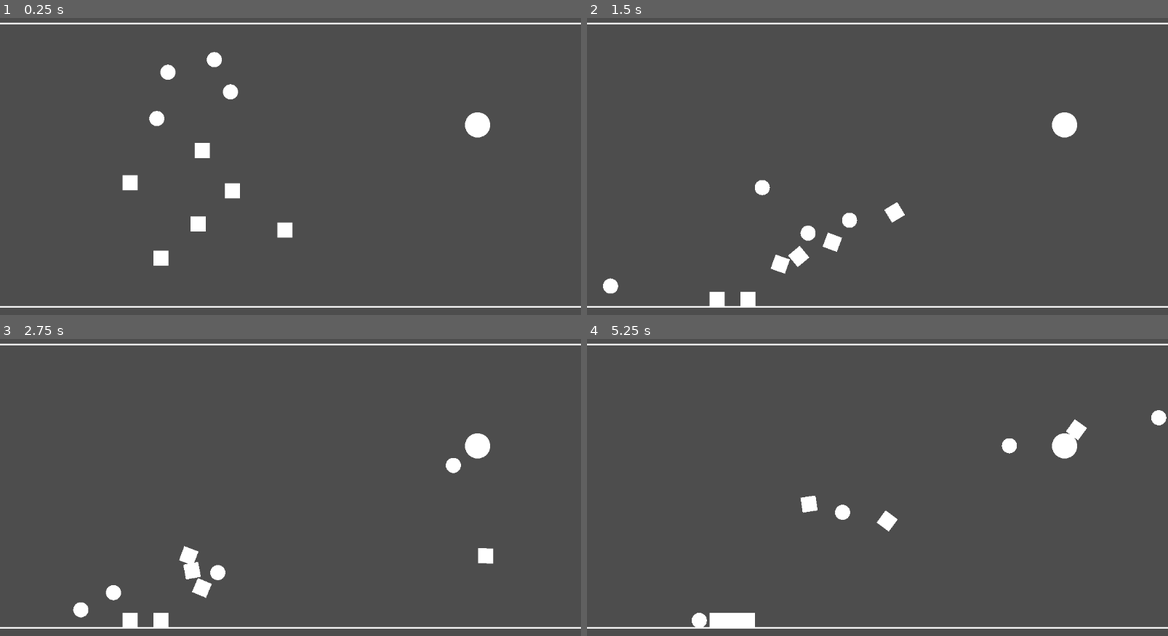
Above: before the commit, frames 1-4 (two rows, left to right).
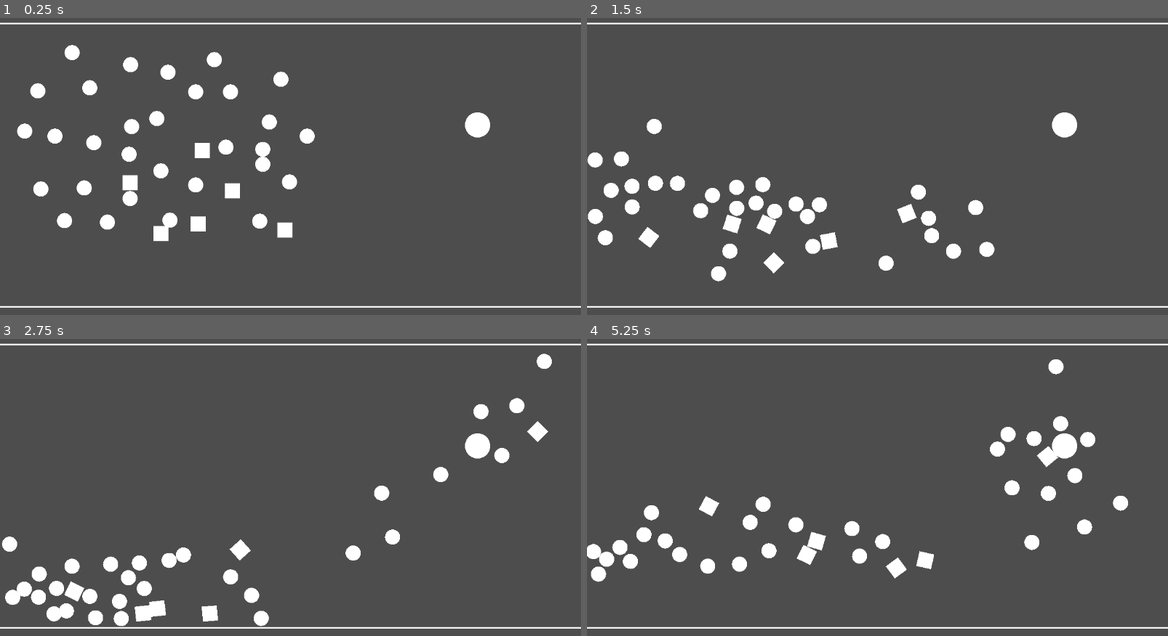
Above: after the commit, the same moments.

Repository: rielvis/SPiG_T4_PhPe
Game: Godot game, scene res://scenes/game.tscn
Two runs of this game, one before a commit and one after it. Both use one fixed random seed, a clock stepped at 60 frames per second and the inputs below.
Inputs:
- Up to frame 1 (0.25 s): no input
- Up to frame 2 (1.5 s): no input
- Up to frame 3 (2.75 s): no input
- Up to frame 4 (5.25 s): no input

The runs differ from the first frame. In frame 1, 3.1% of the frame differs, in the area x 2-55%, y 9-84%; in frame 2, 4.8%; in frame 3, 5.0%; in frame 4, 5.3%, in the area x 0-100%, y 6-98%.

Commit message:
Updated README.md with link to physics tutorial

Diff:
--- a/scenes/game.tscn
+++ b/scenes/game.tscn
@@ -35,6 +35,84 @@
 [node name="Ball4" parent="Balls" instance=ExtResource("1_uwrxv")]
 position = Vector2(425, 40)
 
+[node name="Ball5" parent="Balls" instance=ExtResource("1_uwrxv")]
+position = Vector2(178, 96)
+
+[node name="Ball6" parent="Balls" instance=ExtResource("1_uwrxv")]
+position = Vector2(109, 192)
+
+[node name="Ball7" parent="Balls" instance=ExtResource("1_uwrxv")]
+position = Vector2(75, 102)
+
+[node name="Ball8" parent="Balls" instance=ExtResource("1_uwrxv")]
+position = Vector2(81, 297)
+
+[node name="Ball9" parent="Balls" instance=ExtResource("1_uwrxv")]
+position = Vector2(261, 173)
+
+[node name="Ball10" parent="Balls" instance=ExtResource("1_uwrxv")]
+position = Vector2(186, 205)
+
+[node name="Ball11" parent="Balls" instance=ExtResource("1_uwrxv")]
+position = Vector2(167, 295)
+
+[node name="Ball12" parent="Balls" instance=ExtResource("1_uwrxv")]
+position = Vector2(534, 164)
+
+[node name="Ball13" parent="Balls" instance=ExtResource("1_uwrxv")]
+position = Vector2(388, 104)
+
+[node name="Ball14" parent="Balls" instance=ExtResource("1_uwrxv")]
+position = Vector2(259, 50)
+
+[node name="Ball15" parent="Balls" instance=ExtResource("1_uwrxv")]
+position = Vector2(143, 26)
+
+[node name="Ball16" parent="Balls" instance=ExtResource("1_uwrxv")]
+position = Vector2(49, 182)
+
+[node name="Ball17" parent="Balls" instance=ExtResource("1_uwrxv")]
+position = Vector2(128, 360)
+
+[node name="Ball18" parent="Balls" instance=ExtResource("1_uwrxv")]
+position = Vector2(557, 79)
+
+[node name="Ball19" parent="Balls" instance=ExtResource("1_uwrxv")]
+position = Vector2(574, 283)
+
+[node name="Ball20" parent="Balls" instance=ExtResource("1_uwrxv")]
+position = Vector2(448, 214)
+
+[node name="Ball21" parent="Balls" instance=ExtResource("1_uwrxv")]
+position = Vector2(388, 289)
+
+[node name="Ball22" parent="Balls" instance=ExtResource("1_uwrxv")]
+position = Vector2(319, 261)
+
+[node name="Ball23" parent="Balls" instance=ExtResource("1_uwrxv")]
+position = Vector2(258, 316)
+
+[node name="Ball24" parent="Balls" instance=ExtResource("1_uwrxv")]
+position = Vector2(213, 363)
+
+[node name="Ball25" parent="Balls" instance=ExtResource("1_uwrxv")]
+position = Vector2(337, 359)
+
+[node name="Ball26" parent="Balls" instance=ExtResource("1_uwrxv")]
+position = Vector2(256, 228)
+
+[node name="Ball27" parent="Balls" instance=ExtResource("1_uwrxv")]
+position = Vector2(515, 361)
+
+[node name="Ball28" parent="Balls" instance=ExtResource("1_uwrxv")]
+position = Vector2(609, 192)
+
+[node name="Ball29" parent="Balls" instance=ExtResource("1_uwrxv")]
+position = Vector2(521, 233)
+
+[node name="Ball30" parent="Balls" instance=ExtResource("1_uwrxv")]
+position = Vector2(521, 233)
+
 [node name="Boxes" type="Node2D" parent="."]
 position = Vector2(0, 39)
 
@@ -60,12 +138,39 @@
 position = Vector2(-27, -3)
 
 [node name="Area2D" type="Area2D" parent="Gravity Areas"]
-position = Vector2(571, 532)
+position = Vector2(732, 532)
 gravity_space_override = 3
 gravity_point_center = Vector2(0, -1)
 gravity_direction = Vector2(0, -1)
 
 [node name="CollisionShape2D" type="CollisionShape2D" parent="Gravity Areas/Area2D"]
+shape = SubResource("RectangleShape2D_lnu2h")
+
+[node name="Area2D2" type="Area2D" parent="Gravity Areas"]
+position = Vector2(370, 534)
+gravity_space_override = 3
+gravity_point_center = Vector2(0, -1)
+gravity_direction = Vector2(0, -1)
+
+[node name="CollisionShape2D" type="CollisionShape2D" parent="Gravity Areas/Area2D2"]
+shape = SubResource("RectangleShape2D_lnu2h")
+
+[node name="Area2D3" type="Area2D" parent="Gravity Areas"]
+position = Vector2(3, 536)
+gravity_space_override = 3
+gravity_point_center = Vector2(0, -1)
+gravity_direction = Vector2(0, -1)
+
+[node name="CollisionShape2D" type="CollisionShape2D" parent="Gravity Areas/Area2D3"]
+shape = SubResource("RectangleShape2D_lnu2h")
+
+[node name="Area2D4" type="Area2D" parent="Gravity Areas"]
+position = Vector2(1098, 534)
+gravity_space_override = 3
+gravity_point_center = Vector2(0, -1)
+gravity_direction = Vector2(0, -1)
+
+[node name="CollisionShape2D" type="CollisionShape2D" parent="Gravity Areas/Area2D4"]
 shape = SubResource("RectangleShape2D_lnu2h")
 
 [node name="Planet" type="StaticBody2D" parent="Gravity Areas"]
Not shown, changed: README.md
